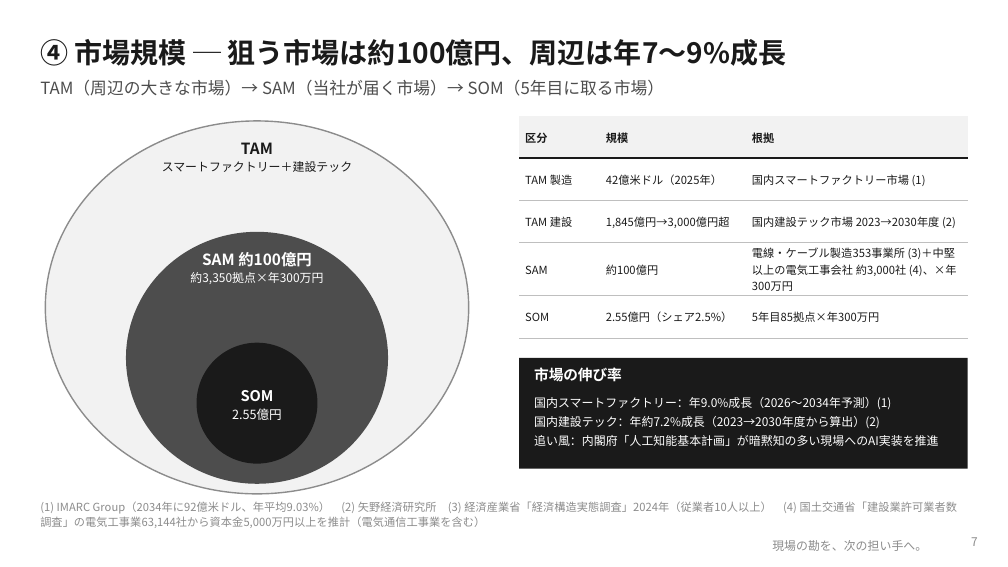
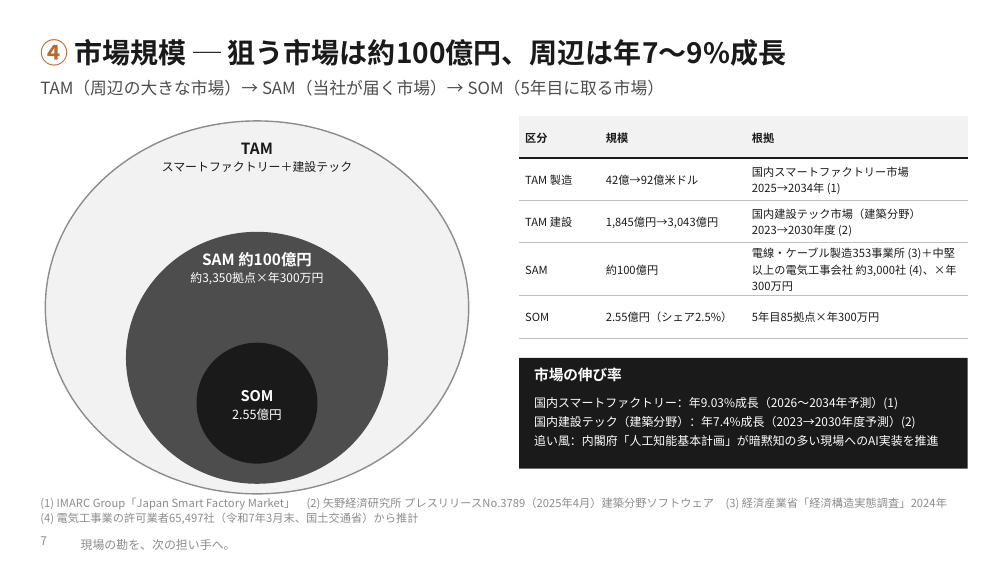
Before and after one commit to SEITOSHIKI/-ai-commute-audio-, a slide deck: slide 7 of deck/令和の虎_事業計画書_三現ワークス.pptx. Drawn at 1008x567 pixels with LibreOffice and Linux fonts; fonts in the diff are those of the drawing; background and template pictures are left out. Boxes give left, top, right and bottom in pixels: in the first picture for what was removed or moved away, otherwise in the second. Text is boxed around its words. In the diff, an @@ line names an element or a change of style, - is before the commit and + after.

```diff
--- a/deck/令和の虎_事業計画書_三現ワークス.pptx
+++ b/deck/令和の虎_事業計画書_三現ワークス.pptx
@@ text "④ 市場規模 ─ 狙う市場は約100億円、周辺は年7〜9%成長" at (40, 39, 787, 66): text colour #1A1A1A to #B8692E in "④" @@
@@ table at (519, 116, 968, 326) @@
-row 2, column 2: 42億米ドル（2025年）
+row 2, column 2: 42億→92億米ドル
-row 2, column 3: 国内スマートファクトリー市場 (1)
+row 2, column 3: 国内スマートファクトリー市場 2025→2034年 (1)
-row 3, column 2: 1,845億円→3,000億円超
+row 3, column 2: 1,845億円→3,043億円
-row 3, column 3: 国内建設テック市場 2023→2030年度 (2)
+row 3, column 3: 国内建設テック市場（建築分野）2023→2030年度 (2)
@@ text at (534, 397, 915, 428): text changed @@
-国内スマートファクトリー：年9.0%成長（2026〜2034年予測）(1)
-国内建設テック：年約7.2%成長（2023→2030年度から算出）(2)
+国内スマートファクトリー：年9.03%成長（2026〜2034年予測）(1)
+国内建設テック（建築分野）：年7.4%成長（2023→2030年度予測）(2)
@@ text at (40, 497, 714, 524): text changed @@
-(1) IMARC Group（2034年に92億米ドル、年平均9.03%） (2) 矢野経済研究所 (3) 経済産業省「経済構造実態調査」2024年（従業者10人以上） (4) 国土交通省「建設業許可業者数調査」の電気工事業63,144社から資本金5,000万円以上を推計（電気通信工事業を含む）
+(1) IMARC Group「Japan Smart Factory Market」 (2) 矢野経済研究所 プレスリリースNo.3789（2025年4月）建築分野ソフトウェア (3) 経済産業省「経済構造実態調査」2024年 (4) 電気工事業の許可業者65,497社（令和7年3月末、国土交通省）から推計
@@ page number: place and size @@
-page number at (971, 537, 978, 546)
+page number at (40, 536, 47, 545)
@@ page number at (40, 536, 47, 545): alignment right to left @@
@@ text "現場の勘を、次の担い手へ。" at (81, 539, 236, 550): alignment right to left @@
@@ text "現場の勘を、次の担い手へ。": place and size @@
-text "現場の勘を、次の担い手へ。" at (772, 540, 927, 551)
+text "現場の勘を、次の担い手へ。" at (81, 539, 236, 550)
```
Also in this commit, not shown: 14 other slides changed, 11 other files.
